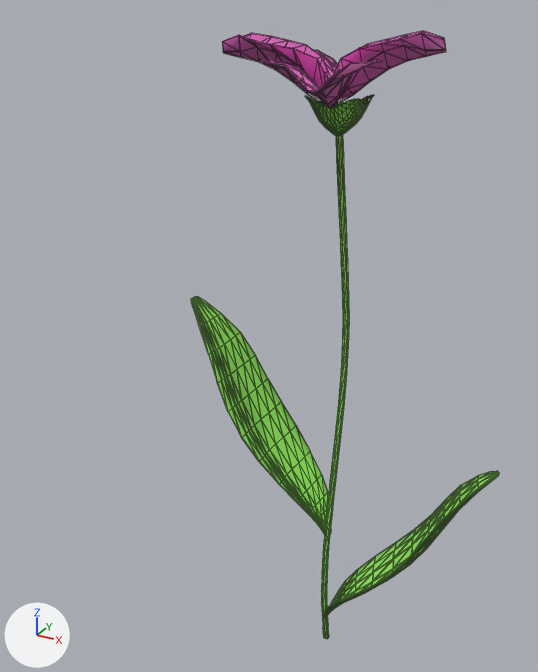
The glTF model static/flower.glb: old version first, new version second.
Both versions are drawn from a 50 mm camera at (5.93, -13.54, 0.77) aimed at (-0.92, -1.08, -5.46). Lighting does not change. The marker at lower left points along +X, +Y and +Z. Mesh edges are drawn as thin lines. Vertices at the same position are counted once.
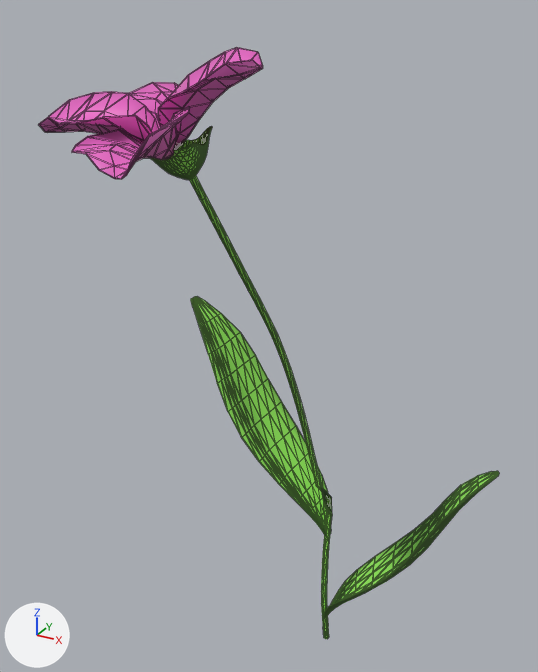
Location of each change, [x1, y1, x2, y2] in pixels of the pictures (538 x 672 px; the box of a moved part takes in the faces that stretch with it):
```json
{"object": "Plane.005", "change": "reshaped", "before": [191, 30, 499, 639], "after": [39, 47, 499, 639], "on screen": "49% wider"}
{"part": 1, "of": "me_plane_005", "change": "moved or reshaped", "before": [264, 59, 382, 108], "after": [72, 106, 190, 179]}
{"part": 2, "of": "me_plane_005", "change": "moved or reshaped", "before": [314, 50, 338, 80], "after": [129, 82, 178, 129]}
{"part": 3, "of": "me_plane_005", "change": "moved or reshaped", "before": [222, 33, 328, 103], "after": [39, 91, 158, 140]}
{"part": 4, "of": "me_plane_005", "change": "moved or reshaped", "before": [335, 30, 446, 104], "after": [158, 47, 263, 150]}
{"part": 5, "of": "me_plane_005", "change": "moved or reshaped", "before": [305, 95, 374, 517], "after": [150, 126, 332, 517]}
```

Edits to the scene script, one JSON object a line:
```json
{"block": "me_plane_005", "where": "# used by ob_plane_005; location = (0.0, 0.0, 0.0)"}
{"op": "remove", "block": "me_plane_005", "code": "me_plane_005.from_pydata(...)  # 1490 vertices, 2952 faces; spans x -3.8..3.8, y -2.3..2.0, z -14.7..0.4"}
{"op": "add", "block": "me_plane_005", "code": "me_plane_005.from_pydata(...)  # 1490 vertices, 2952 faces; spans x -4.1..3.8, y -5.0..1.3, z -14.7..0.2"}
{"block": "me_plane_005", "change": "me_plane_005 part 1: the loose piece of 70 vertices spanning x -0.8..1.2, y -2.3..-0.2, z -0.9..0.0 is multiplied about its middle by the matrix ((0.98, -0.049, -0.191), (-0.003, 0.965, -0.262), (0.197, 0.258, 0.946)), then moved by (-1.9, -2.7, -0.9)"}
{"block": "me_plane_005", "change": "me_plane_005 part 2: the loose piece of 70 vertices spanning x -1.4..0.5, y -0.2..2.0, z -0.9..0.0 is multiplied about its middle by the matrix ((0.98, -0.049, -0.191), (-0.003, 0.965, -0.262), (0.197, 0.258, 0.946)), then moved by (-2.0, -2.7, -0.5)"}
{"block": "me_plane_005", "change": "me_plane_005 part 3: the loose piece of 70 vertices spanning x -2.1..-0.2, y -1.3..0.4, z -0.9..0.3 is multiplied about its middle by the matrix ((0.98, -0.049, -0.191), (-0.003, 0.965, -0.262), (0.197, 0.258, 0.946)), then moved by (-2.0, -2.7, -1.0)"}
{"block": "me_plane_005", "change": "me_plane_005 part 4: the loose piece of 70 vertices spanning x -0.1..1.9, y -0.7..1.0, z -0.9..0.4 is multiplied about its middle by the matrix ((0.98, -0.049, -0.191), (-0.003, 0.965, -0.262), (0.197, 0.258, 0.946)), then moved by (-2.0, -2.8, -0.4)"}
{"block": "me_plane_005", "change": "me_plane_005 part 5: 656 of the vertices in x -0.5..0.5, y -0.4..0.9, z -10.1..-0.7 are multiplied about their middle by the matrix ((0.98, -0.049, -0.191), (-0.003, 0.965, -0.262), (0.197, 0.258, 0.946)), then moved by (-1.0, -1.4, -0.3)"}
```
